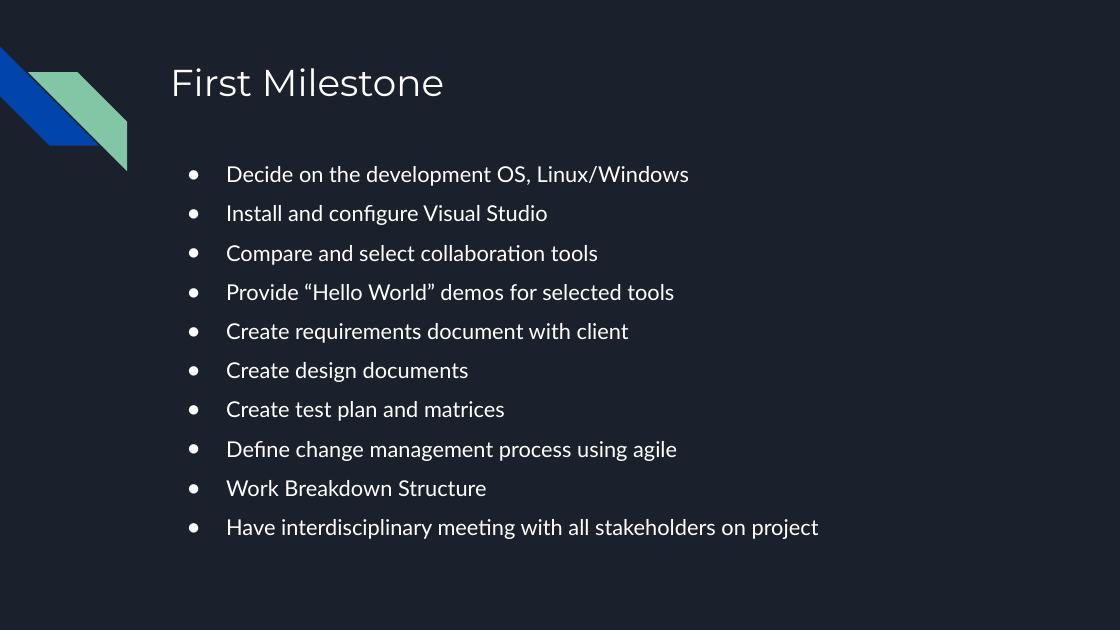
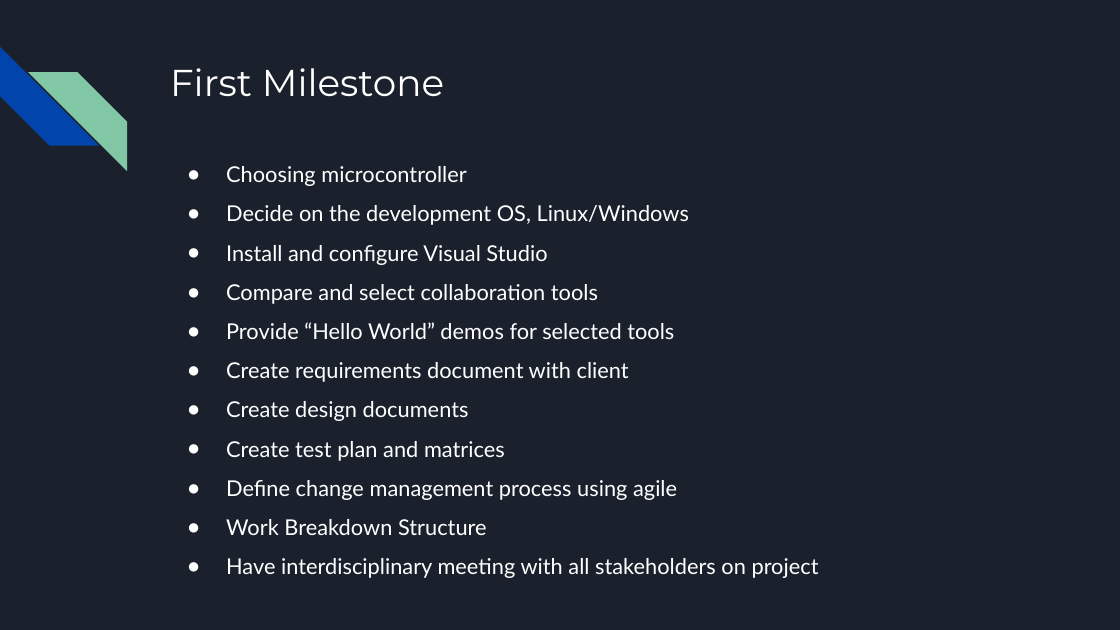
Before and after one commit to killsap/automated-multi-cycle-farming-in-space-website, a slide deck: slide 8 of docs/ProjectPlanPresentation.pptx. Drawn at 1120x630 pixels with LibreOffice and Linux fonts; fonts in the diff are those of the drawing. Boxes give left, top, right and bottom in pixels: in the first picture for what was removed or moved away, otherwise in the second. Text is boxed around its words. In the diff, an @@ line names an element or a change of style, - is before the commit and + after.

```diff
--- a/docs/ProjectPlanPresentation.pptx
+++ b/docs/ProjectPlanPresentation.pptx
@@ text at (x1=226, y1=166, x2=467, y2=186): paragraph added @@
+● Choosing microcontroller
```
Also in this commit, not shown: 3 other slides changed, 1 other file.
